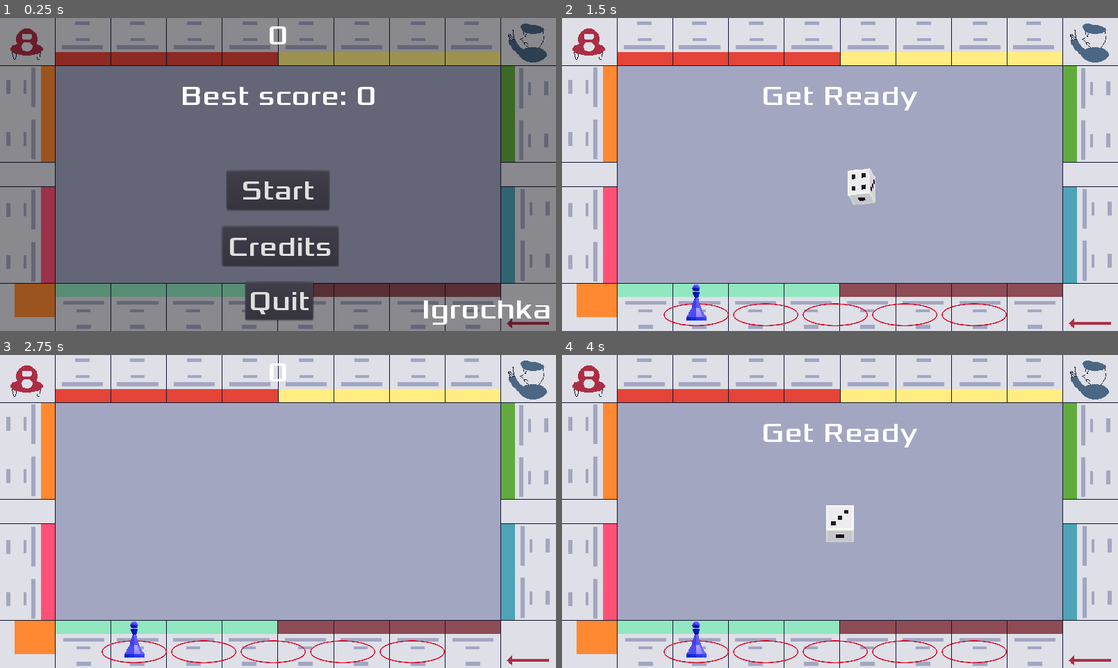
Above: before the commit, frames 1-4 (two rows, left to right).
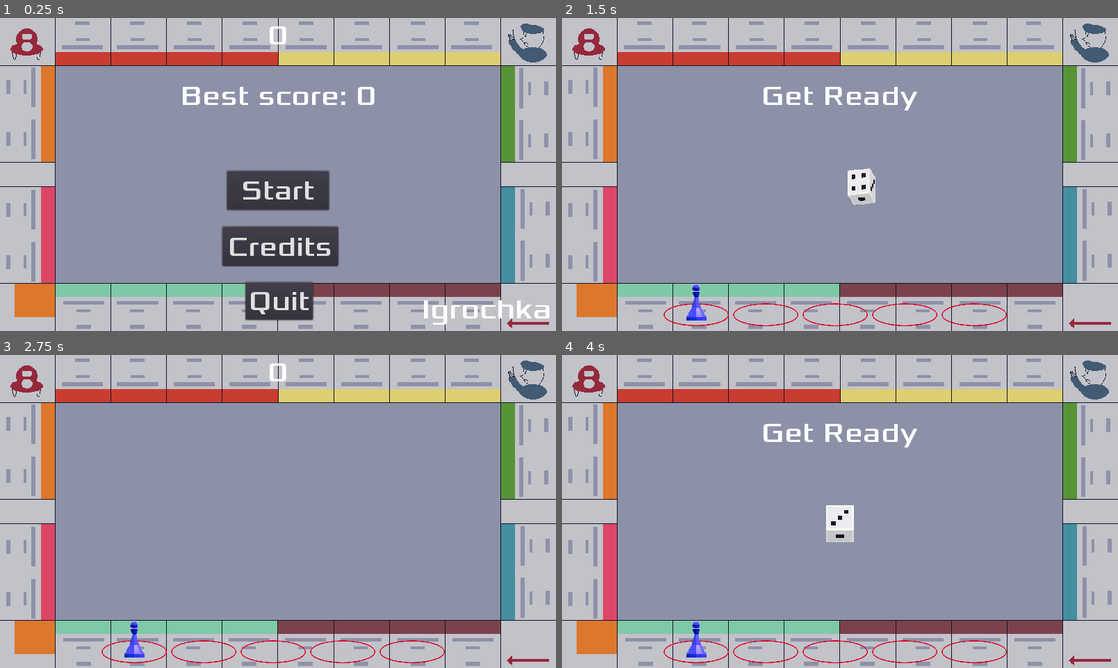
Above: after the commit, the same moments.

Repository: sialiss/GMTK-gamejam2022
Game: Godot game, scene res://scenes/Menu/Menu.tscn
Two runs of this game, one before a commit and one after it. Both use one fixed random seed, a clock stepped at 60 frames per second and the inputs below. Sound files missing from this copy of the repository are replaced by a short silence.
Inputs:
- Up to frame 1 (0.25 s): no input
- Up to frame 2 (1.5 s): click "Start" at 0.5 s; tap Enter at 1.25 s; hold Right (move_right) from 1.28 s (still down)
- Up to frame 3 (2.75 s): release Right (move_right) at 2 s; click "Menu" at 2 s
- Up to frame 4 (4 s): tap Space at 2.75 s; hold Down (move_down) 2.78-3.5 s; click "Start" at 3.5 s

The runs differ from the first frame. In frame 1, 91% of the frame differs, in the area x 0-100%, y 0-100%; in frame 2, 93%; in frame 3, 94%; in frame 4, 93%.

Commit message:
Make background more dark

Diff:
--- a/scenes/Game.tscn
+++ b/scenes/Game.tscn
@@ -22,6 +22,7 @@
 layer = -1
 
 [node name="Background" type="TextureRect" parent="CanvasLayer"]
+modulate = Color( 0.870588, 0.870588, 0.870588, 1 )
 anchor_right = 1.0
 anchor_bottom = 1.0
 texture = ExtResource( 2 )
--- a/scenes/Menu/Menu.tscn
+++ b/scenes/Menu/Menu.tscn
@@ -86,8 +86,8 @@
 [node name="CanvasLayer" type="CanvasLayer" parent="."]
 layer = -1
 
-[node name="Background" type="TextureRect" parent="CanvasLayer"]
-modulate = Color( 0.615686, 0.615686, 0.615686, 1 )
+[node name="Background2" type="TextureRect" parent="CanvasLayer"]
+modulate = Color( 0.870588, 0.870588, 0.870588, 1 )
 anchor_right = 1.0
 anchor_bottom = 1.0
 texture = ExtResource( 5 )
